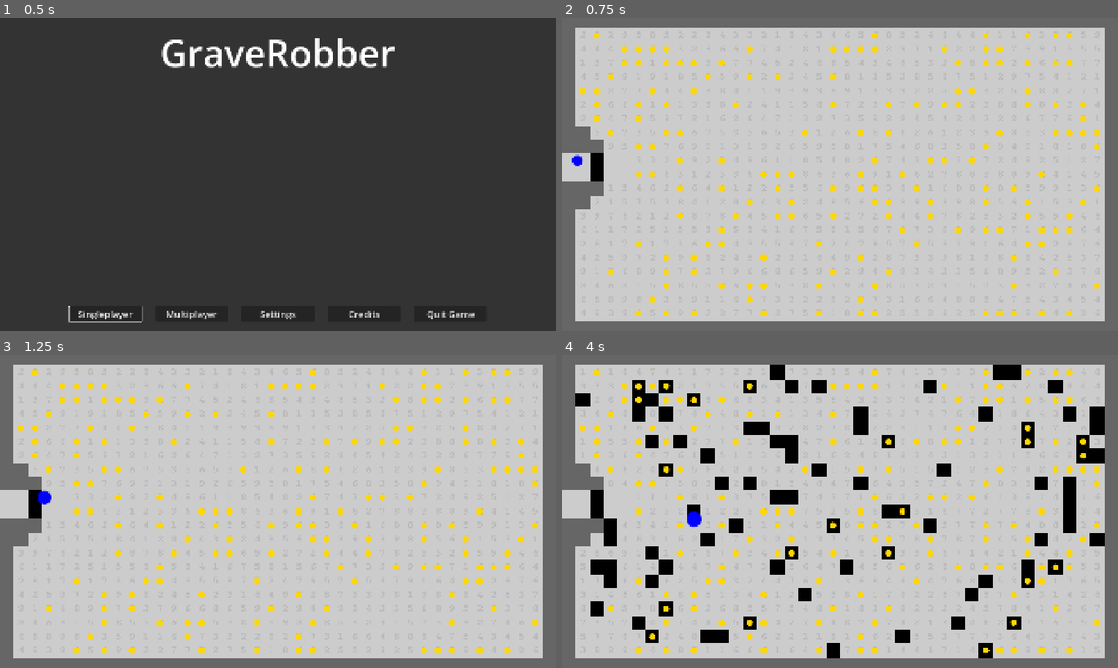
Above: before the commit, frames 1-4 (two rows, left to right).
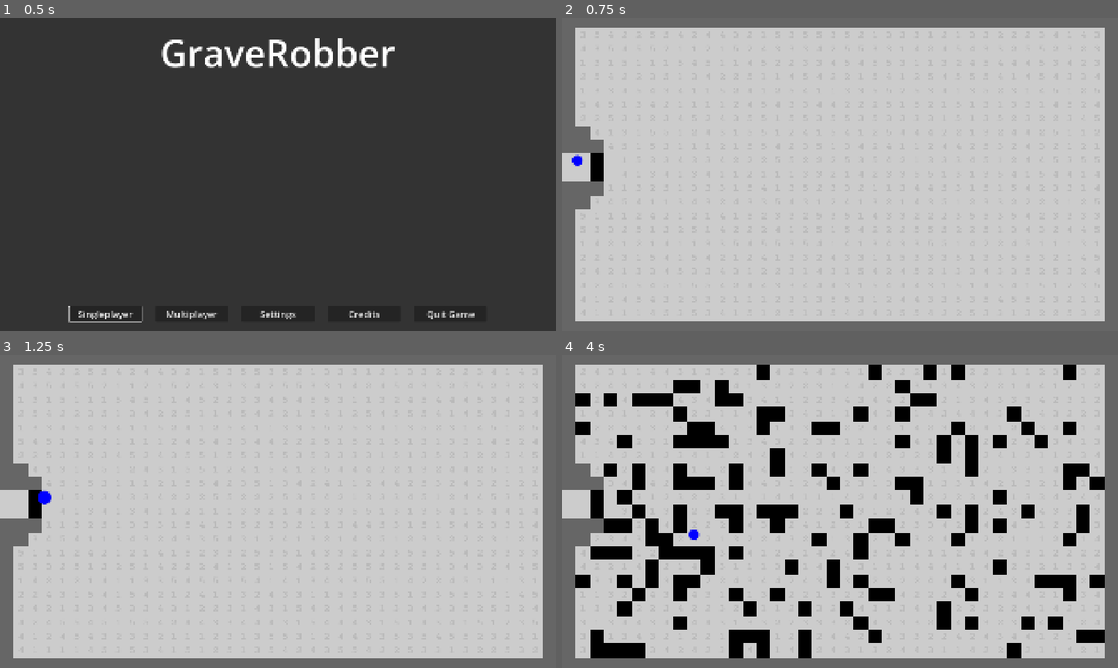
Above: after the commit, the same moments.

Repository: njamster/gmtk_jam_2026
Game: Godot game, scene res://main_menu.tscn
Same seed, same stepped clock (60 frames per second), same inputs: the game is played once before the commit and once after it.
Inputs:
- Up to frame 1 (0.5 s): no input
- Up to frame 2 (0.75 s): click "Singleplayer" at 0.5 s
- Up to frame 3 (1.25 s): no input
- Up to frame 4 (4 s): tap Enter at 1.25 s; hold D (move_right) 1.28-2.03 s; tap R at 1.35, 2.85 s; hold S (move_down) 2.03-2.78 s; tap Shift at 2.1, 3.6 s; hold D (move_right) 2.78-3.53 s; hold W (move_up) from 3.53 s (still down)

Frame 1 is identical in both runs. In frame 2, 3.1% of the frame differs, in the area x 3-97%, y 4-96%; in frame 3, 3.1%; in frame 4, 27%, in the area x 2-98%, y 3-97%.

Commit message:
Reworked earthquakes

Diff:
--- a/autoloads/sound_manager/sound_manager.gd
+++ b/autoloads/sound_manager/sound_manager.gd
@@ -1,6 +1,6 @@
 extends Node
 
-const MAX_SIMULTANEOUS_SOUNDS := 10
+const MAX_SIMULTANEOUS_SOUNDS := 15
 
 
 func play_music(stream: AudioStream, loop := true, fade_over := true) -> void:
--- a/game/game.tscn
+++ b/game/game.tscn
@@ -50,7 +50,7 @@
 [node name="TileMap" type="TileMapLayer" parent="." unique_id=25411223]
 use_parent_material = true
 position = Vector2(0, -12)
-tile_map_data = PackedByteArray("AAAAAAoAAAAEAAAAAAAAAAsAAAA …(827 unchanged characters)… gAAAAEAAIAAAAEAAkAAAAEAAIAAAAEAAoAAAAEAAAAAAAEAAsAAAAEAAAAAAAEAAwAAAAEAAIAAAAEAA0AAAAEAAIAAAAEAA4 …(13775 unchanged characters)…
+tile_map_data = PackedByteArray("AAAAAAoAAAAEAAAAAAAAAAsAAAA …(827 unchanged characters)… gAAAAEAAIAAAAEAAkAAAAEAAIAAAAEAAoAAAAEAAIAAAAEAAsAAAAEAAIAAAAEAAwAAAAEAAIAAAAEAA0AAAAEAAIAAAAEAA4 …(13775 unchanged characters)…
 tile_set = SubResource("TileSet_yo5px")
 script = ExtResource("4_u5opy")
 
@@ -69,5 +69,5 @@
 shape = SubResource("RectangleShape2D_feb5d")
 
 [node name="QuakeTimer" type="Timer" parent="." unique_id=1471345245]
-wait_time = 7.0
+wait_time = 5.0
 autostart = true
--- a/tilemap/tile_map.gd
+++ b/tilemap/tile_map.gd
@@ -15,6 +15,8 @@
 const DURABILITY_7 := Vector2i(2, 2)
 const DURABILITY_8 := Vector2i(3, 2)
 const DURABILITY_9 := Vector2i(4, 2)
+
+const MAX_DURABILITY := 5
 
 const atlas_coords := [
 	GAP_TILE,
@@ -53,12 +55,12 @@
 			   get_cell_atlas_coords(cell) == GAP_TILE or \
 			   get_cell_atlas_coords(cell) == STURDY_FLOOR:
 				continue
-			set_cell(cell, 0, atlas_coords[randi_range(1, 9)])
+			set_cell(cell, 0, atlas_coords[randi_range(1, MAX_DURABILITY)])
 
-			if randi_range(1, 5) == 1:
-				var gold := preload("res://collectibles/gold.tscn").instantiate()
-				gold.global_position = map_to_local(cell)
-				add_child(gold)
+			#if randi_range(1, 5) == 1:
+				#var gold := preload("res://collectibles/gold.tscn").instantiate()
+				#gold.global_position = map_to_local(cell)
+				#add_child(gold)
 
 
 func is_blocked(pos: Vector2) -> bool:
@@ -120,16 +122,24 @@
 
 
 func small_earthquake() -> void:
-	for x in range(MIN_X, MAX_X):
-		for y in range(MIN_Y, MAX_Y):
-			var cell = Vector2i(x, y)
-			if get_cell_atlas_coords(cell) == WALL_TILE or \
-			   get_cell_atlas_coords(cell) == GAP_TILE or \
-			   get_cell_atlas_coords(cell) == STURDY_FLOOR:
-					continue
+	SoundManager.play_sound(preload("res://tilemap/sounds/earthquake.wav"))
 
-			if randi_range(0, 3) == 0:
-				count_down_cell(cell, false)
+	var tiles := []
+	for i in range(1, MAX_DURABILITY + 1):
+		tiles.append([] + get_used_cells_by_id(0, atlas_coords[i]))
 
-	SoundManager.play_sound(preload("res://tilemap/sounds/earthquake.wav"))
-	Global.camera.screenshake(0.35)
+	const TILES_CHANGED_PER_LAYER := 10
+
+	for i in range(TILES_CHANGED_PER_LAYER):
+		var tiles_count_down := false
+		for j in range(MAX_DURABILITY):
+			if tiles[j].size():
+				var random_tile_id = randi() % tiles[j].size()
+				var cell = tiles[j].pop_at(random_tile_id)
+				count_down_cell(cell)
+				tiles_count_down = true
+		if tiles_count_down:
+			Global.camera.screenshake(0.08)
+			await get_tree().create_timer(0.05).timeout
+		else:
+			break
